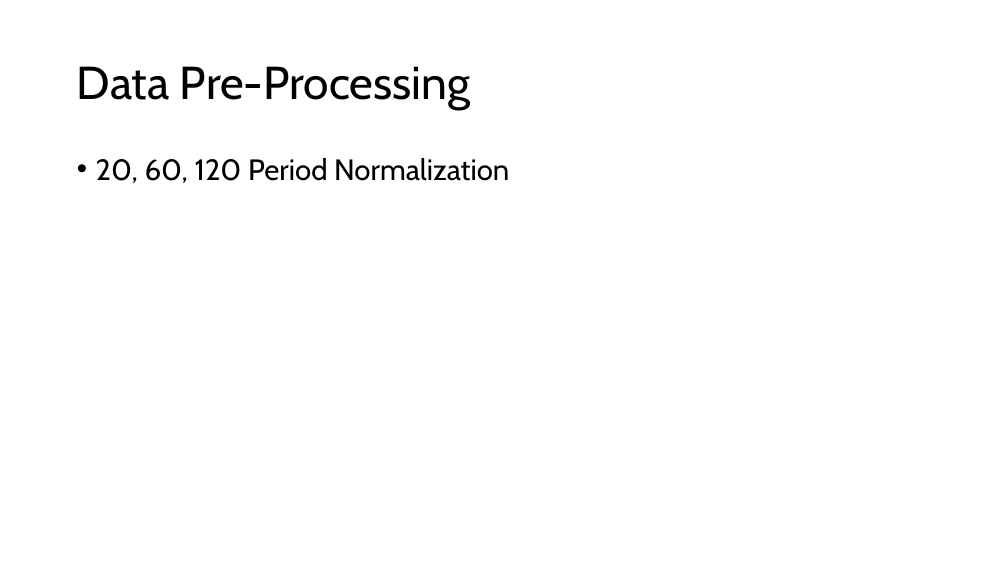
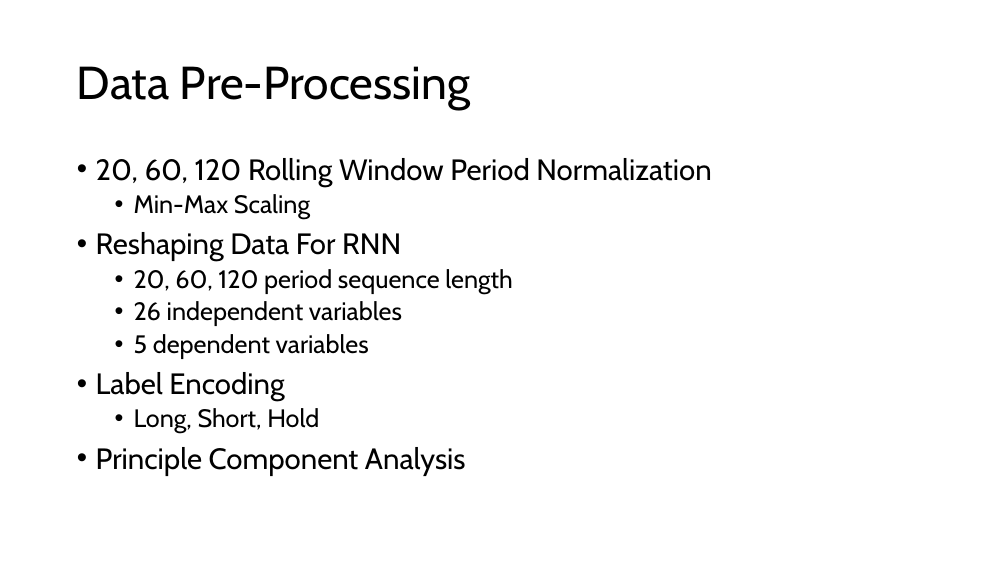
Before and after one commit to christian-ruiz/comp-642, a slide deck: slide 10 of final_project/Analysis of Common Trend Strategies Using ML - Christian Ruiz.pptx. Drawn at 1008x567 pixels with LibreOffice and Linux fonts; fonts in the diff are those of the drawing. Boxes give left, top, right and bottom in pixels: in the first picture for what was removed or moved away, otherwise in the second. Text is boxed around its words. In the diff, an @@ line names an element or a change of style, - is before the commit and + after.

```diff
--- a/final_project/Analysis of Common Trend Strategies Using ML - Christian Ruiz.pptx
+++ b/final_project/Analysis of Common Trend Strategies Using ML - Christian Ruiz.pptx
@@ text at (96,158,711,476): text changed @@
-• 20, 60, 120 Period Normalization
+• 20, 60, 120 Rolling Window Period Normalization
+  • Min-Max Scaling
+• Reshaping Data For RNN
+  • 20, 60, 120 period sequence length
+  • 26 independent variables
+  • 5 dependent variables
+• Label Encoding
+  • Long, Short, Hold
+• Principle Component Analysis
```
Also in this commit, not shown: 1 other slide changed, 6 slides added, 2 other files.
